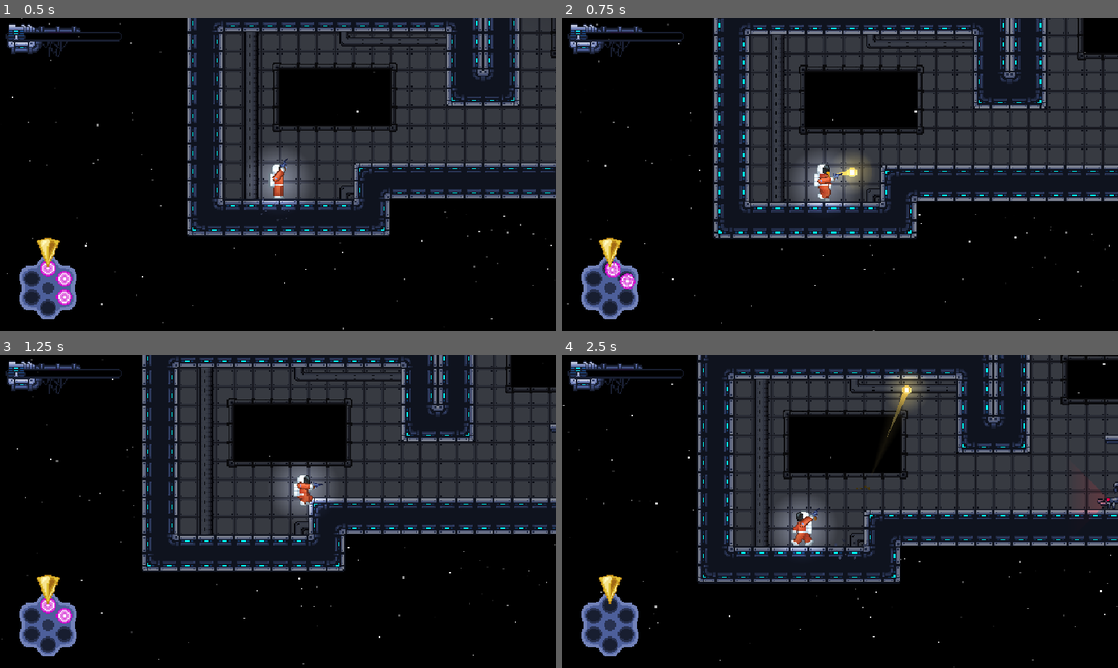
Above: before the commit, frames 1-4 (two rows, left to right).
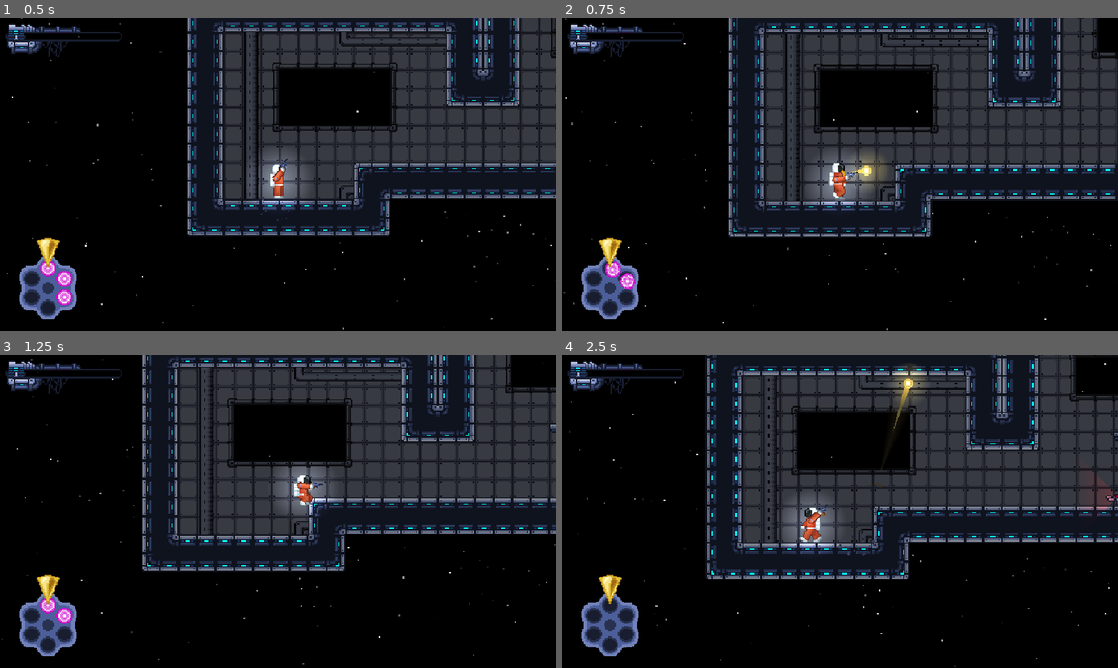
Above: after the commit, the same moments.

Repository: ygda-org/revolver
Game: Godot game, scene res://main/main.tscn
Two runs of this game, one before a commit and one after it. Both use one fixed random seed, a clock stepped at 60 frames per second and the inputs below. The engine's default icon, where the game draws it, is replaced by a stand-in: a white triangle on a blue panel in a dark square. Sound files missing from this copy of the repository are replaced by a short silence.
Inputs (mouse positions are in pixels of both pictures, inside the frame that each line leads up to):
- Up to frame 1 (0.5 s): no input
- Up to frame 2 (0.75 s): tap Enter (ui_accept) at 0.5 s; move the mouse to (962, 158) at 0.52 s; hold D (right) from 0.53 s (still down); click (962, 158) at 0.6 s
- Up to frame 3 (1.25 s): keep holding D (right); tap Space (jump) at 0.77 s
- Up to frame 4 (2.5 s): move the mouse to (728, 527) at 1.27 s; tap S (drop) at 1.35 s; tap Space (jump) at 1.52 s; click (728, 527) at 1.55 s; move the mouse to (895, 442) at 2.02 s; release D (right) at 2.03 s; hold A (left) from 2.03 s (still down); click (895, 442) at 2.1 s

Frame 1 is identical in both runs. In frame 2, 20% of the frame differs, in the area x 0-100%, y 0-100%; in frame 3, 0.3%; in frame 4, 21%.

Commit message:
oops sfx bug

Diff:
--- a/player/bullet/base_bullet_resource.gd
+++ b/player/bullet/base_bullet_resource.gd
@@ -13,6 +13,7 @@
 @export var shake_trauma: float = 0.5
 @export var can_call_on_walls: bool = false
 @export var invisible_and_no_collision: bool = false
+@export var can_not_be_parried: bool = false
 
 
 enum OverrideSettings {
--- a/player/bullet/bullet_resources/burst_fire.tres
+++ b/player/bullet/bullet_resources/burst_fire.tres
@@ -11,6 +11,7 @@
 effect_on_shot = true
 shake_trauma = 0.0
 invisible_and_no_collision = true
+can_not_be_parried = true
 outline_color = Color(0.8015306, 0, 0.7958053, 1)
 bullet_name = "Burst fire"
 description = "Shoots 3 smaller shots at once"
--- a/player/bullet/bullet_resources/helix.tres
+++ b/player/bullet/bullet_resources/helix.tres
@@ -11,6 +11,7 @@
 effect_on_shot = true
 shake_trauma = 0.7
 invisible_and_no_collision = true
+can_not_be_parried = true
 outline_color = Color(0.2079894, 0.22248787, 1, 1)
 sprite_frames_ovveride = SubResource("SpriteFrames_ulucf")
 bullet_name = "Helix"
--- a/player/bullet/helpers/burst_helper.tres
+++ b/player/bullet/helpers/burst_helper.tres
@@ -5,6 +5,6 @@
 [resource]
 script = ExtResource("1_fm0te")
 damage = 6
-shake_trauma = 0.25
+shake_trauma = 0.4
 outline_color = Color(0.63409686, 0.5600573, 0.30089393, 1)
 metadata/_custom_type_script = "uid://cmear8uu7c65f"
--- a/player/camera_2d.gd
+++ b/player/camera_2d.gd
@@ -11,7 +11,7 @@
 var zoom_trauma_decay: float = 1.5
 const MAX_ZOOM_TRAUMA_DIFF = 0.5
 
-const MULTIPLIER = 1.5
+const MULTIPLIER = 1.9
 
 func _ready():
 	noise.seed = 1042314
@@ -29,18 +29,18 @@
 
 func add_trauma(amount):
 	if trauma:
-		trauma += amount * (1/(1+amount)) * 0.8
+		trauma += amount * (1/(1+2*(amount+trauma)))
 	else:
 		trauma += amount
 
 func shake():
 	var strength = pow(trauma, 2.5)
 	noise_height += 1
-	offset.x = MULTIPLIER * target_offset.x + max_shake.x * strength * noise.get_noise_2d(noise.seed*2,noise_height)
-	offset.y = MULTIPLIER * target_offset.y + max_shake.y * strength * noise.get_noise_2d(noise.seed*3,noise_height)
+	offset.x = target_offset.x + MULTIPLIER * max_shake.x * strength * noise.get_noise_2d(noise.seed*2,noise_height)
+	offset.y = target_offset.y + MULTIPLIER * max_shake.y * strength * noise.get_noise_2d(noise.seed*3,noise_height)
 
 func add_zoom_trauma(amount):
 	if zoom_trauma:
-		zoom_trauma += amount * (1/(1+abs(amount*5))) * 0.5
+		zoom_trauma += amount * (1/(1+abs(amount*8+zoom_trauma))) * 0.5
 	else:
 		zoom_trauma += amount
--- a/player/player.gd
+++ b/player/player.gd
@@ -228,7 +228,7 @@
 	if area is Wall:
 		area.call_deferred("_on_timer_timeout")
 		return
-	if area is PlayerBullet:
+	if area is PlayerBullet and not area.resource.can_not_be_parried:
 		area.vel = 400 * global_position.direction_to(GameState.get_closest_enemy_to_position(global_position).global_position)
 		area.damage *= 2.5
 	if "velocity" in area:
